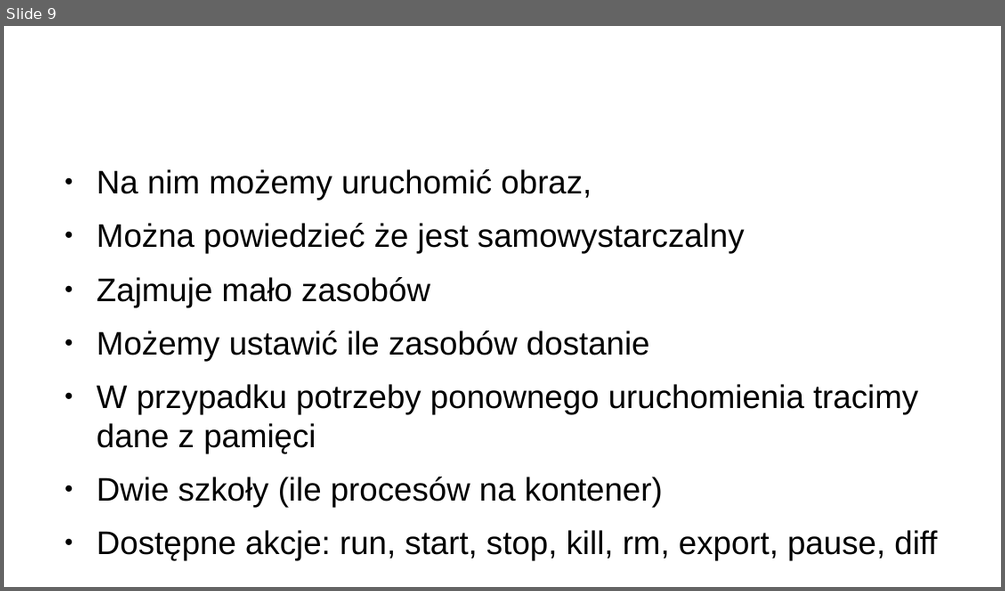
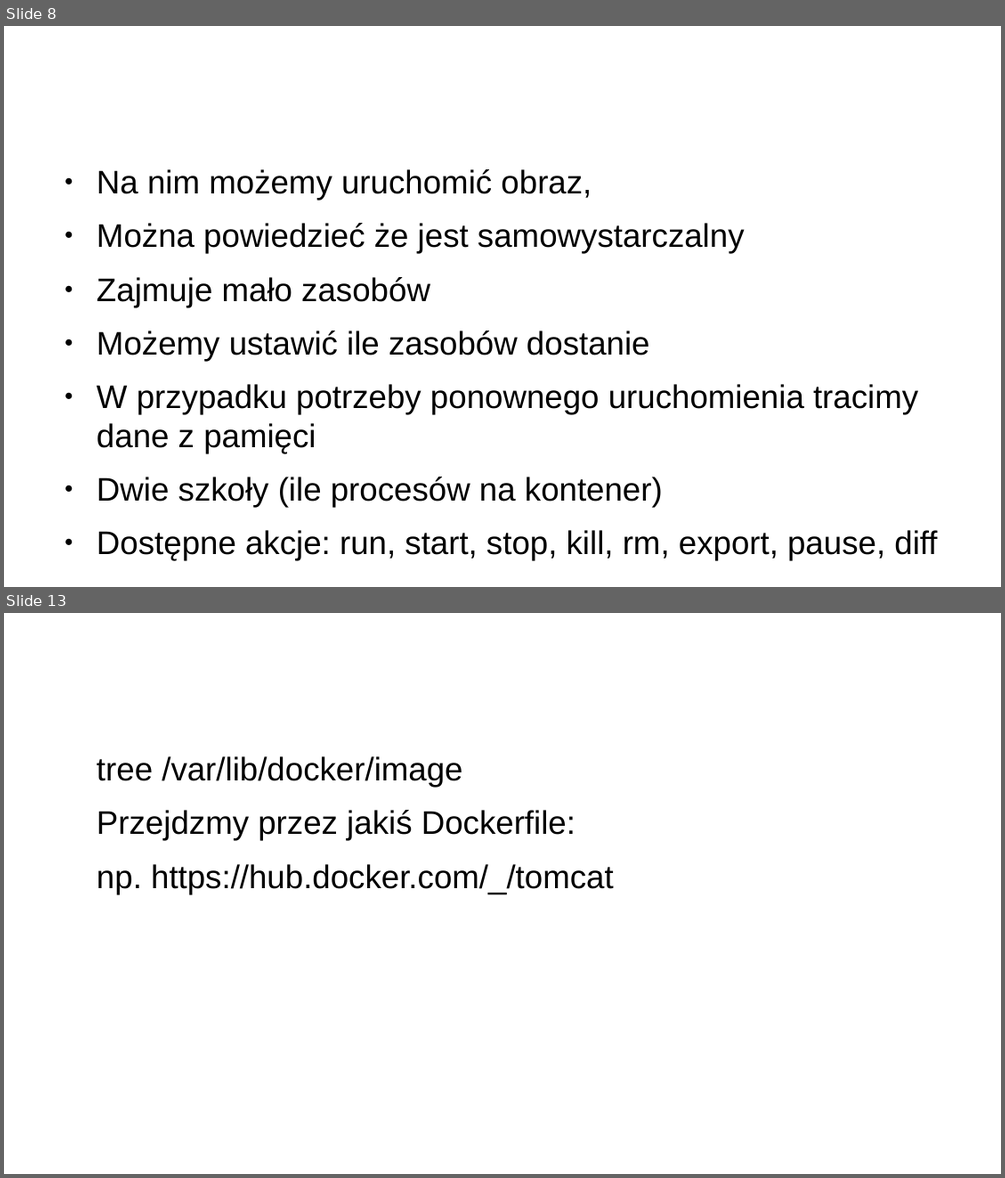
Before and after one commit to oskardz/cwiczenia-docker, a slide deck: docker.odp. Shown one above the other, each under a label of ours: slide 9 before the commit, slides 8 and 13 after it; the slides between them are not shown. The pictures are 1005x591 and 1005x1178 pixels, drawn with LibreOffice and Linux fonts; fonts in the diff are those of the drawing; background and template pictures are left out. Boxes give left, top, right and bottom in pixels: in the first picture for what was removed or moved away, otherwise in the second. Text is boxed around its words. In the diff, an @@ line names an element or a change of style, - is before the commit and + after.

```diff
--- a/docker.odp
+++ b/docker.odp
@@ slide 13 added at box(4, 613, 1001, 1174), background #FFFFFF @@
@@ title added at box(54, 634, 748, 727), 35.7 pt, text #FFFFFF @@
+Warstwowość
@@ text added at box(97, 756, 614, 894), 26 pt, text #000000 @@
+tree /var/lib/docker/image
+Przejdzmy przez jakiś Dockerfile:
+np. https://hub.docker.com/_/tomcat
@@ what was slide 9 is now slide 8 @@
```
Also in this commit, not shown: 4 slides changed, 3 other slides added, 4 slides removed, 2 other files.
